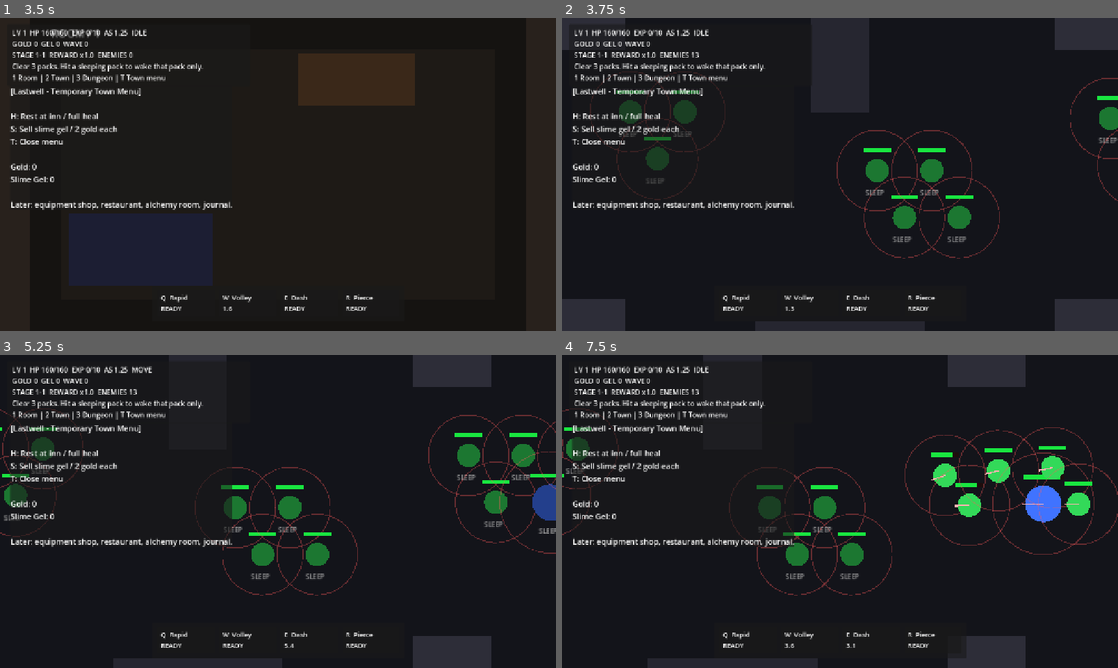
Above: before the commit, frames 1-4 (two rows, left to right).
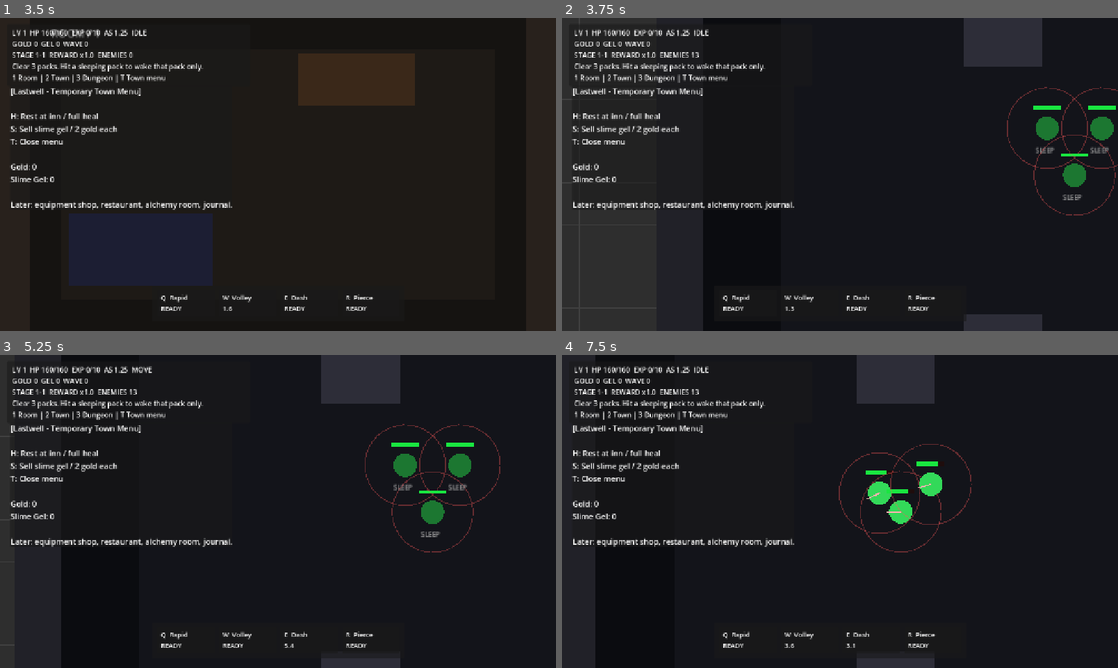
Above: after the commit, the same moments.

Repository: danyoon0760/last-archer
Game: Godot game, scene res://scenes/Main.tscn
The game is run twice, just before and just after one commit, with the same random seed, the same clock (stepped at 60 frames per second) and the same inputs.
Inputs (mouse positions are in pixels of both pictures, inside the frame that each line leads up to):
- Up to frame 1 (3.5 s): tap Enter at 0.5, 2 s; move the mouse to (400, 158) at 0.52 s; hold W 0.53-1.25 s; tap T at 0.6 s; click (400, 158) at 0.67 s; tap Space at 1.25, 2.75 s; drag from (166, 190) to (250, 237) at 1.27 s; move the mouse to (333, 105) at 2.02 s; hold W 2.03-2.75 s; tap 1 at 2.1 s; drag from (250, 237) to (111, 127) at 2.77 s
- Up to frame 2 (3.75 s): tap Enter at 3.5 s; move the mouse to (1006, 221) at 3.52 s; hold A from 3.53 s (still down); tap 3 at 3.6 s
- Up to frame 3 (5.25 s): release A at 4.25 s; tap Space at 4.25 s; drag from (111, 464) to (194, 433) at 4.27 s; move the mouse to (305, 511) at 5.02 s; hold S from 5.03 s (still down); tap E at 5.1 s; click (305, 511) at 5.17 s
- Up to frame 4 (7.5 s): release S at 5.75 s; drag from (756, 433) to (728, 527) at 5.77 s; move the mouse to (962, 495) at 6.52 s; hold W 6.53-7.25 s; tap N at 6.6 s; drag from (728, 527) to (812, 574) at 7.27 s

Frame 1 is identical in both runs. In frame 2, 17% of the frame differs, in the area x 0-100%, y 0-100%; in frame 3, 14%; in frame 4, 12%.

Commit message:
Move dungeon spawn to left side for stage testing

Diff:
--- a/scenes/DungeonMap.tscn
+++ b/scenes/DungeonMap.tscn
@@ -146,8 +146,8 @@
 shape = SubResource("RuinWide")
 
 [node name="PlayerSpawn" type="Marker2D" parent="."]
-position = Vector2(640, 380)
+position = Vector2(0, 355)
 
 [node name="Label" type="Label" parent="."]
 position = Vector2(-70, -130)
-text = "DUNGEON / 3"
+text = "DUNGEON TEST / 3 PACK STAGE"
